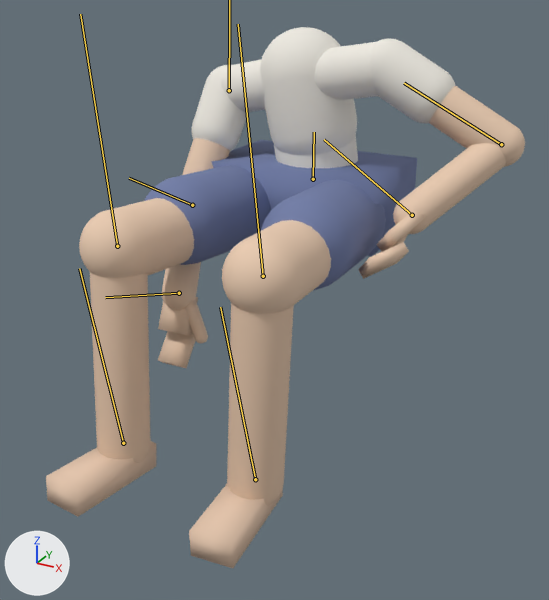
The glTF model models/body.glb as it was, and as the next commit left it.
Both versions are drawn from a 50 mm lens placed at (0.769, -1.412, 0.517), pointed at (0.1, -0.195, -0.091). Arrows for +X, +Y and +Z are at lower left; the lights stay in place. The first picture is the older version. Both versions are drawn at frame 180 of the action 'idle_water_r'; the numbers are the values there. The bones that change are drawn over the model as lines.

The first picture shows 'body'.
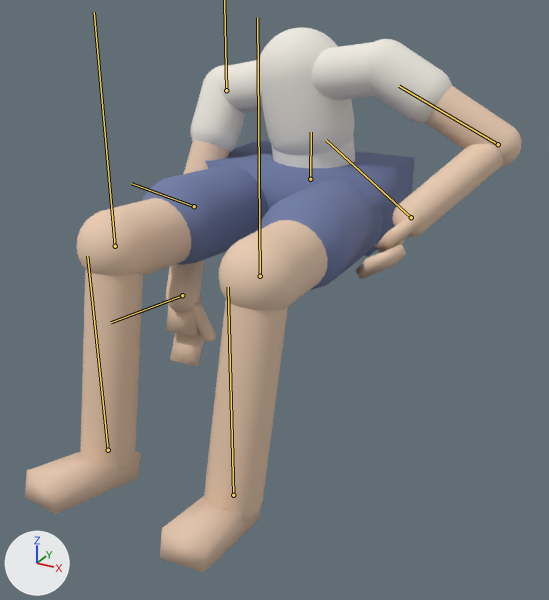
The change in detail:
Bone 'root' (bone_root) moves from (0.003, -0.002, 0.0) to (-0.004, -0.003, 0.0).
Bone 'forearm_l' (bone_forearm_l) turns from (-16, 0, 0) to (-14, 0, 0) degrees about its own x, y and z.
Bone 'hand_l' (bone_hand_l) turns from (-10, 0, 0) to (-14, 0, 0) degrees about its own x, y and z.
Bone 'upper_arm_r' (bone_upper_arm_r) turns from (-10, -1, -8) to (-7, -1, -8) degrees about its own x, y and z.
Bone 'forearm_r' (bone_forearm_r) turns from (70, 0, 0) to (68, 0, 0) degrees about its own x, y and z.
Bone 'hand_r' (bone_hand_r) turns from (10, 0, 0) to (19, 0, 0) degrees about its own x, y and z.
Bone 'calf_l' (bone_calf_l) turns from (9, 0, 0) to (0, 0, 0) degrees about its own x, y and z.
Bone 'foot_l' (bone_foot_l) turns from (5, 0, 0) to (0, 0, 0) degrees about its own x, y and z.
Bone 'calf_r' (bone_calf_r) turns from (6, 0, 0) to (0, 0, 0) degrees about its own x, y and z.
Bone 'foot_r' (bone_foot_r) turns from (4, 0, 0) to (0, 0, 0) degrees about its own x, y and z.

Location of each change, [x1, y1, x2, y2] in pixels of the pictures (549 x 600 px):
'body', posed: before [46, 27, 525, 568]; after [25, 27, 522, 573]
bone 'root', root to tip: before (313, 179) to (314, 132); after (310, 179) to (311, 132)
bone 'forearm_l', root to tip: before (501, 144) to (404, 83); after (498, 144) to (399, 86)
bone 'hand_l', root to tip: before (412, 215) to (324, 139); after (411, 217) to (326, 140)
bone 'forearm_r', root to tip: before (192, 205) to (129, 178); after (194, 206) to (131, 183)
bone 'hand_r', root to tip: before (179, 293) to (105, 297); after (182, 295) to (111, 322)
bone 'calf_l', root to tip: before (263, 276) to (238, 24); after (260, 276) to (257, 17)
bone 'foot_l', root to tip: before (255, 479) to (220, 307); after (233, 495) to (228, 287)
bone 'calf_r', root to tip: before (117, 246) to (80, 14); after (115, 246) to (94, 12)
bone 'foot_r', root to tip: before (123, 443) to (79, 268); after (108, 450) to (87, 256)
